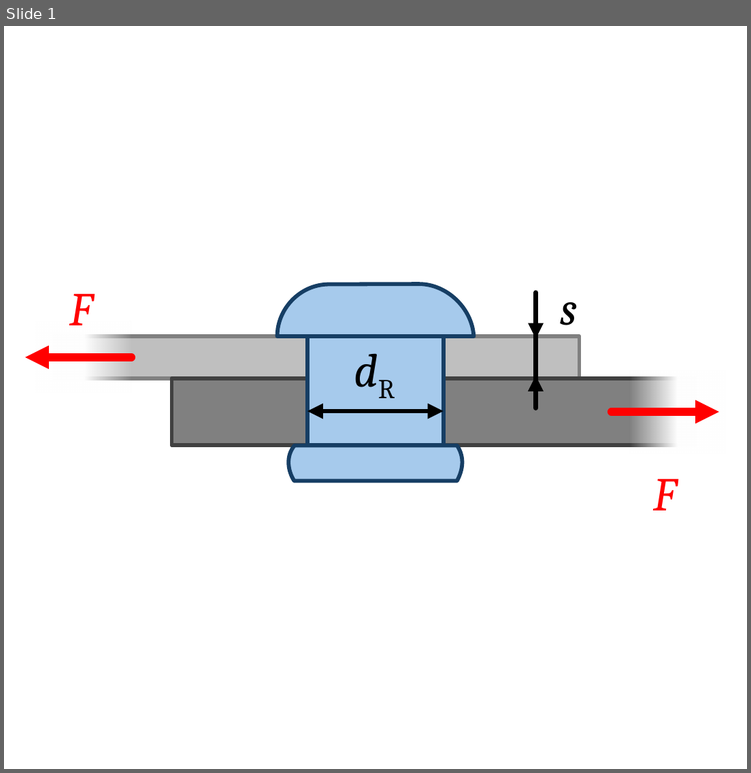
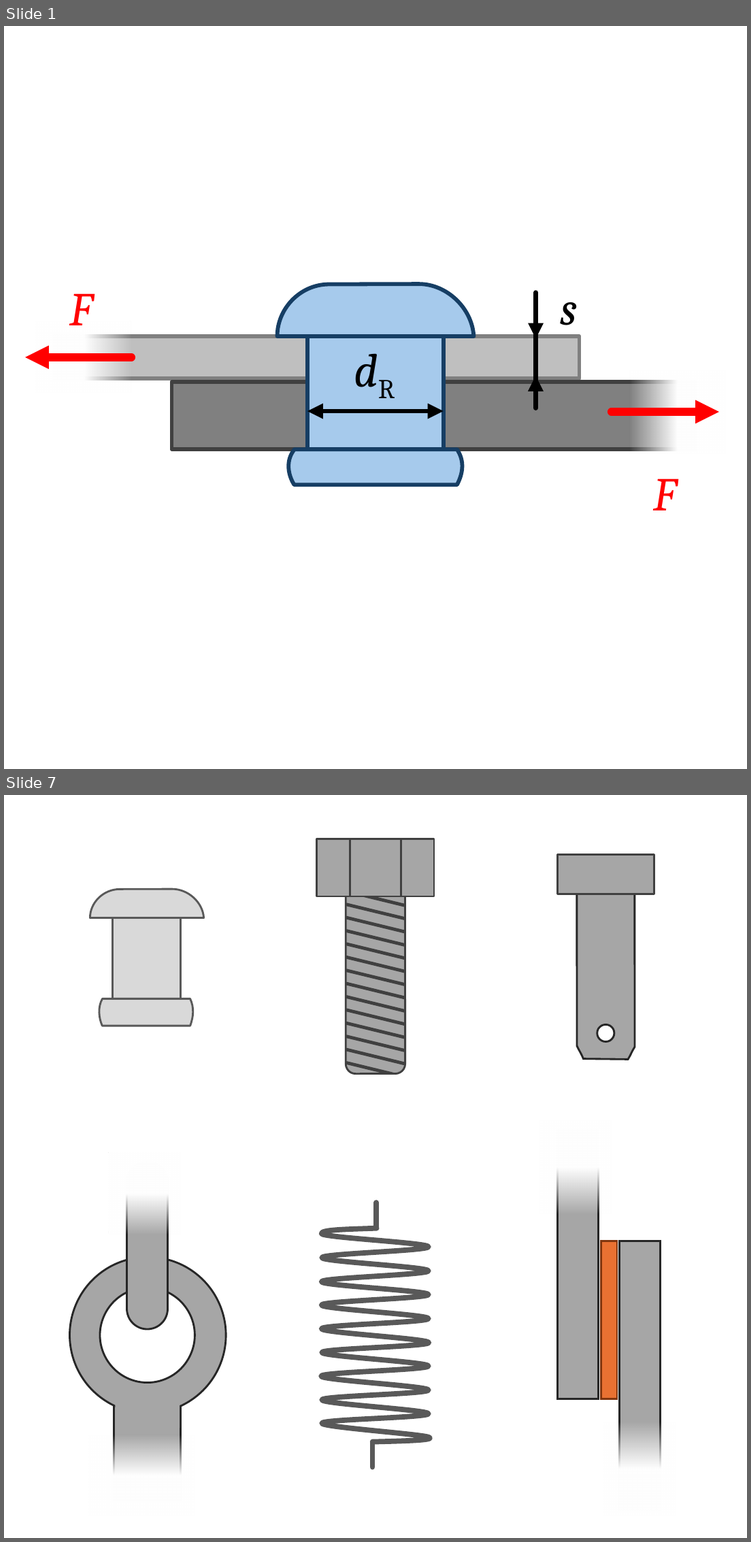
Before and after one commit to m4zeRobot/Project-FoSa, a slide deck: LaTeX B.Sc. LRT/Konstruktionslehre 1&2/images/KE-Images.pptx. Shown one above the other, each under a label of ours: slide 1 before the commit, slides 1 and 7 after it; the slides between them are not shown. The pictures are 751x773 and 751x1542 pixels, drawn with LibreOffice and Linux fonts; fonts in the diff are those of the drawing. Boxes give left, top, right and bottom in pixels: in the first picture for what was removed or moved away, otherwise in the second. Text is boxed around its words. In the diff, an @@ line names an element or a change of style, - is before the commit and + after.

```diff
--- a/LaTeX B.Sc. LRT/Konstruktionslehre 1&2/images/KE-Images.pptx
+++ b/LaTeX B.Sc. LRT/Konstruktionslehre 1&2/images/KE-Images.pptx
@@ slide 7 added at [4,795,747,1538], background #FFFFFF @@
@@ freeform shape added at [90,890,204,917], fill #D9D9D9, outline #595959 0.75 pt @@
@@ rectangle added at [111,917,179,998], fill #D9D9D9, outline #595959 0.75 pt @@
@@ freeform shape added at [99,998,192,1025], fill #D9D9D9, outline #595959 0.75 pt @@
@@ group added at [556,856,652,1074]: 2 rectangles, 1 freeform shape, 1 ellipse @@
@@ group added at [317,839,434,1085]: 14 lines, 3 rectangles, 1 rounded rectangle @@
@@ line added from (375, 1227) to (375, 1202), #595959 2 pt @@
@@ freeform shape added at [321,1228,430,1442], outline #595959 2 pt @@
@@ group added at [539,1119,675,1515]: 5 rectangles @@
@@ group added at [70,1152,226,1516]: 4 rectangles, 2 ellipses, 1 rounded rectangle @@
@@ line added from (371, 1466) to (371, 1442), #595959 2 pt @@
@@ slide 1 changed as well @@
@@ rectangle: place and size @@
-rectangle at [307,335,443,444]
+rectangle at [307,335,443,448]
@@ 2 rectangles, 1 freeform shape: place and size @@
-2 rectangles, 1 freeform shape at [172,378,694,480]
+2 rectangles, 1 freeform shape at [172,382,694,484]
```
Also in this commit, not shown: 4 other slides added, 6 other files.
